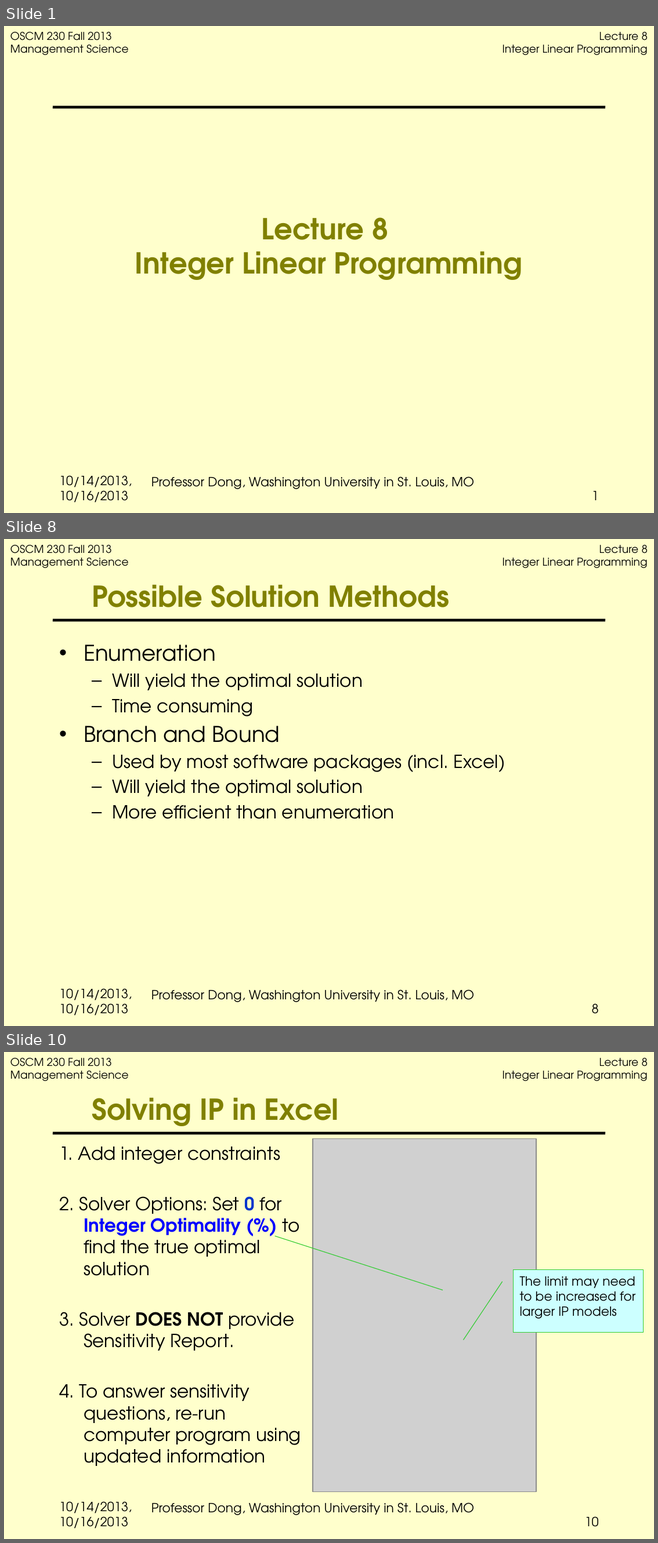
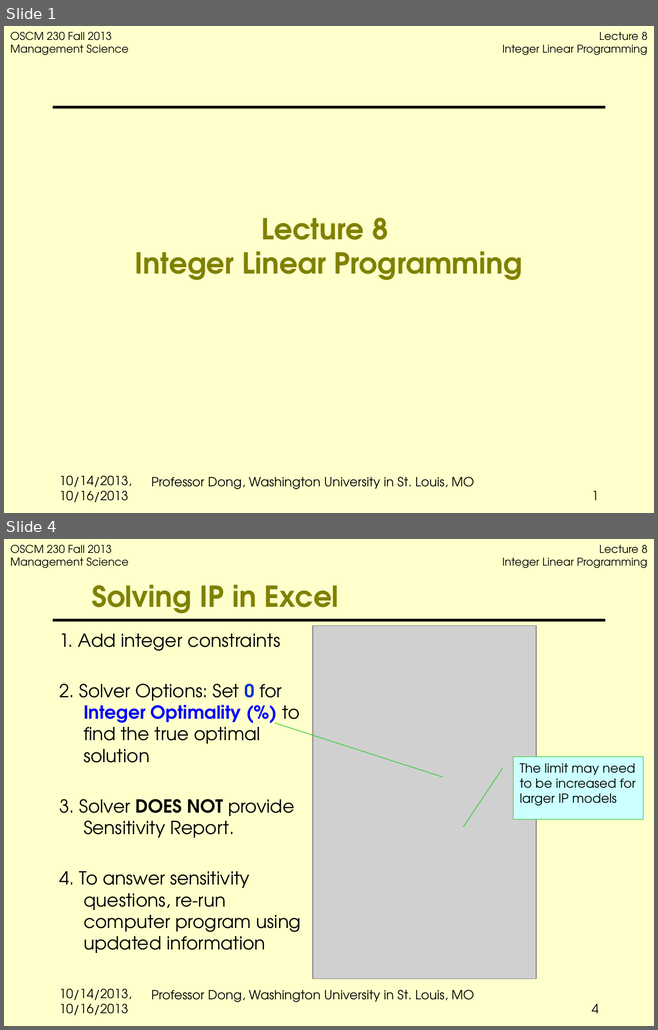
Before and after one commit to jbf232/OSCM230, a slide deck: Fall 2015/Lectures/Lecture 8 Integer Programming/Lecture8 IP.pptx. Shown one above the other, each under a label of ours: slides 1, 8 and 10 before the commit, slides 1 and 4 after it; the slides between them are not shown. The pictures are 658x1543 and 658x1030 pixels, drawn with LibreOffice and Linux fonts; fonts in the diff are those of the drawing; grey boxes stand for pictures; background and template pictures are left out. Boxes give left, top, right and bottom in pixels: in the first picture for what was removed or moved away, otherwise in the second. Text is boxed around its words. In the diff, an @@ line names an element or a change of style, - is before the commit and + after.

```diff
--- a/Fall 2015/Lectures/Lecture 8 Integer Programming/Lecture8 IP.pptx
+++ b/Fall 2015/Lectures/Lecture 8 Integer Programming/Lecture8 IP.pptx
@@ slide 8 removed at (x1=4, y1=539, x2=654, y2=1026), background #FFFFCC; not listed: 3 template elements that a slide beside it also shows @@
@@ title removed at (x1=92, y1=585, x2=449, y2=620) @@
-Possible Solution Methods
@@ text removed at (x1=83, y1=645, x2=505, y2=819) @@
-• Enumeration
-  – Will yield the optimal solution
-  – Time consuming
-• Branch and Bound
-  – Used by most software packages (incl. Excel)
-  – Will yield the optimal solution
-  – More efficient than enumeration
@@ text removed at (x1=59, y1=988, x2=132, y2=1016) @@
-10/14/2013, 10/16/2013
@@ text removed at (x1=151, y1=990, x2=474, y2=1002) @@
-Professor Dong, Washington University in St. Louis, MO
@@ page number removed at (x1=592, y1=1004, x2=598, y2=1014) @@
-8
@@ what was slide 10 is now slide 4 @@
@@ page number at (x1=592, y1=1004, x2=598, y2=1013): text changed @@
-10
+4
```
Also in this commit, not shown: 2 slides changed, 10 other slides removed, 1 other file.
